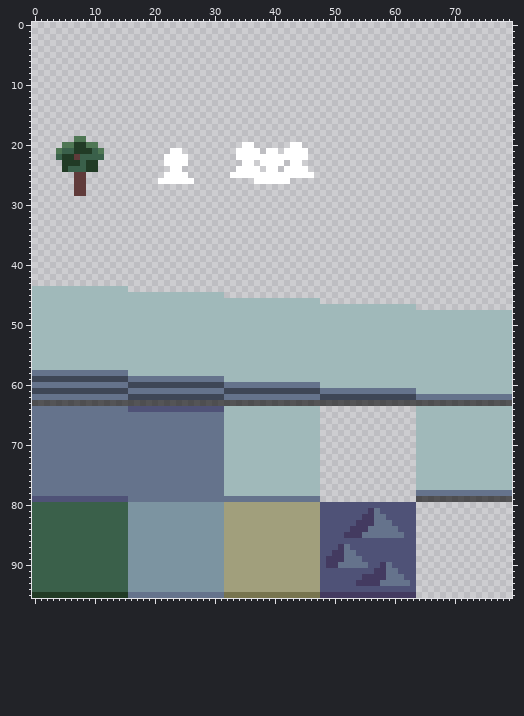
File history of a pixel-art file, Prototypes/Block Colony/Assets/Sprites/UISprites.aseprite. Above is the file before it was changed.
80x96 pixels, 1 frame.
The same view after the edit:
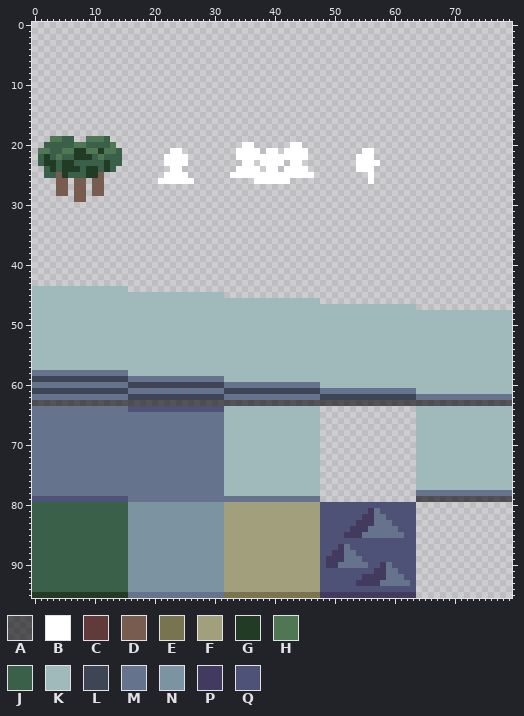
Palette (. is transparent): A #00000096  B #ffffff  C #603b3a  D #775c4f  E #77744f  F #a19f7c  G #213b25  H #4f7754  J #3a604a  K #a0b9ba  L #3e4656  M #65738c  N #7c94a1  P #433a60  Q #4f5277
The edit:
Changed rows in their new state; - is an unchanged pixel.
Layer "Layer 1":
first column x 1:
19 --HHJJ..HHHJ---------------------------------------------
20 -JJJJJHHJJJJH--------------------------------------------
21 HHJJHH--HHGHHJ----------------------------------------BB-
22 JGJHJJGGG-HJJJ---------------------------------------BBB-
23 JGGJ--J-JJJGJJ---------------------------------------BBBB
24 -JGJ-GG---JGJ----------------------------------------BBB-
25 -JJDGJJJGGD--------------------------------------------B-
26 ---DD-DD-DD--------------------------------------------B-
27 ---DD-DD-DD----------------------------------------------
28 ---DD-DD-DD----------------------------------------------
29 ------DD-------------------------------------------------
Pixel boxes of the changes (left, top, right, bottom) in both pictures:
changed: (38, 136, 122, 202)
added: (356, 148, 380, 184)
